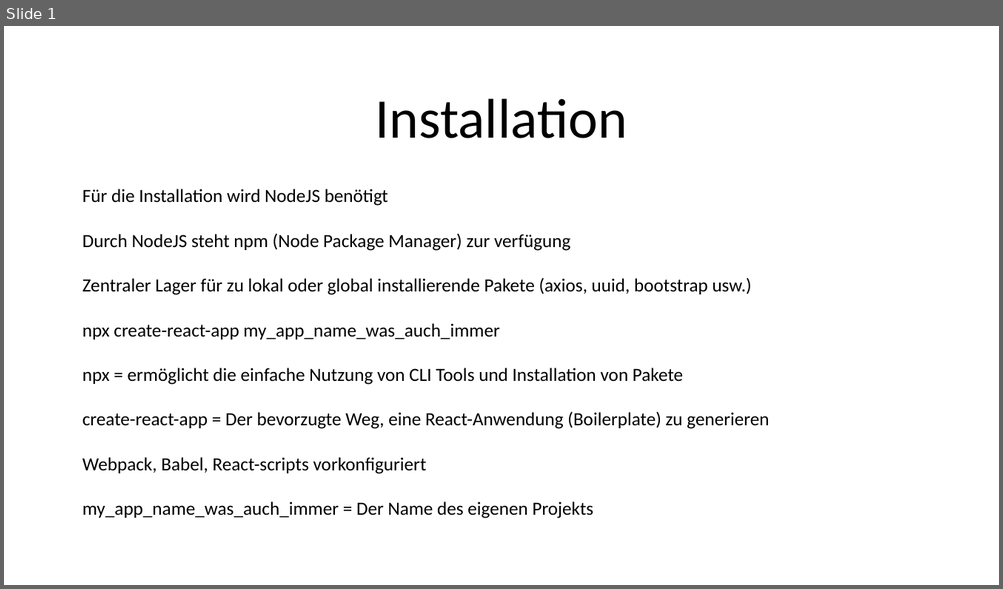
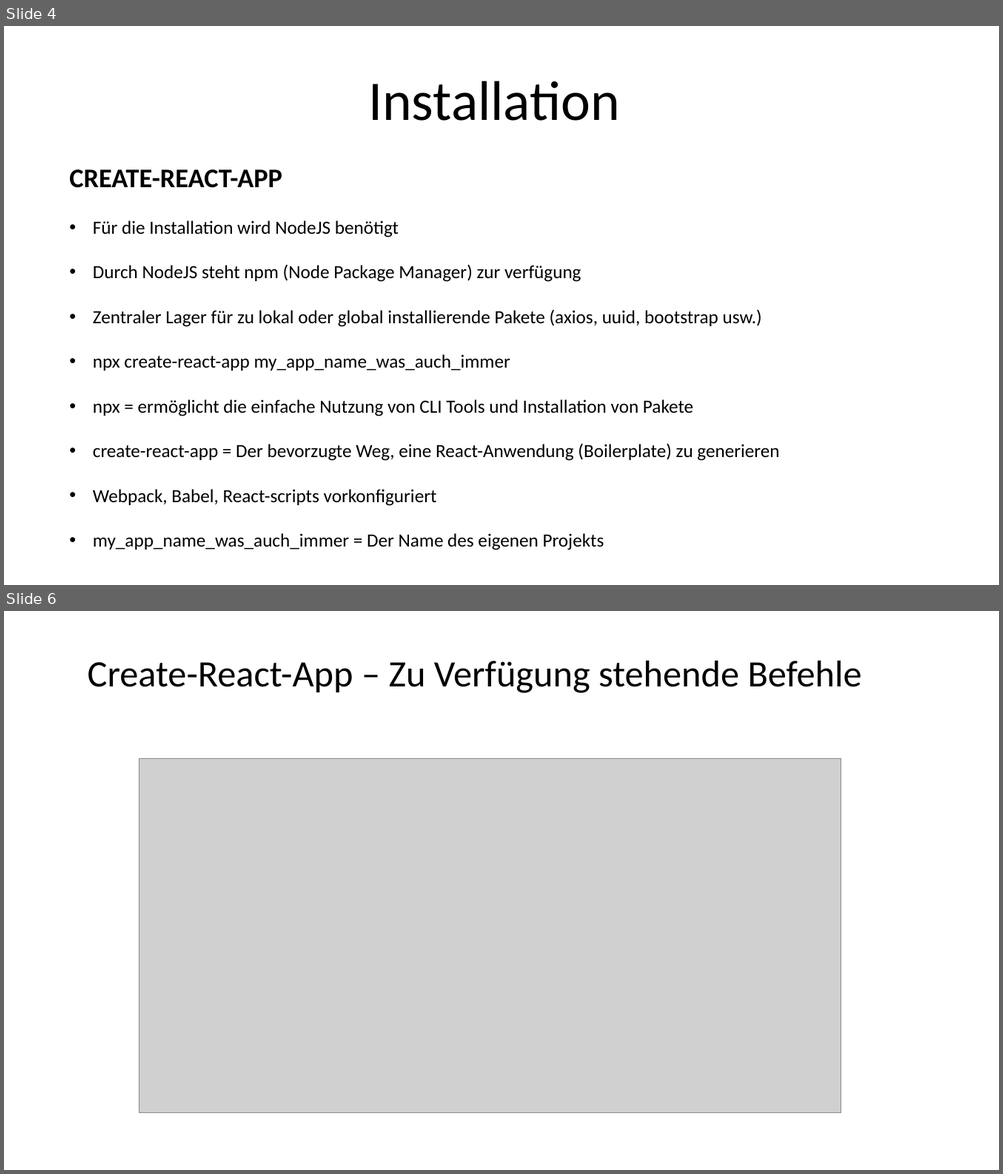
Before and after one commit to szitastamas/react_presentation_drheuer, a slide deck: React_Components.pptx. Shown one above the other, each under a label of ours: slide 1 before the commit, slides 4 and 6 after it; the slides between them are not shown. The pictures are 1003x589 and 1003x1174 pixels, drawn with LibreOffice and Linux fonts; fonts in the diff are those of the drawing; grey boxes stand for pictures. Boxes give left, top, right and bottom in pixels: in the first picture for what was removed or moved away, otherwise in the second. Text is boxed around its words. In the diff, an @@ line names an element or a change of style, - is before the commit and + after.

```diff
--- a/React_Components.pptx
+++ b/React_Components.pptx
@@ slide 6 added at bbox=[4, 611, 999, 1170], background #FFFFFF @@
@@ text added at bbox=[88, 661, 862, 693], 36 pt, text #000000 @@
+Create-React-App – Zu Verfügung stehende Befehle
@@ picture added at bbox=[139, 759, 840, 1114] @@
@@ what was slide 1 is now slide 4 @@
@@ slide 4 changed as well @@
@@ title "Installation": place and size @@
-title "Installation" at bbox=[375, 99, 627, 138]
+title "Installation" at bbox=[368, 81, 620, 121]
@@ text "CREATE-REACT-APP": place and size @@
-text "CREATE-REACT-APP" at bbox=[82, 189, 768, 519]
+text "CREATE-REACT-APP" at bbox=[69, 170, 779, 551]
@@ text at bbox=[69, 170, 282, 188]: paragraph added @@
+CREATE-REACT-APP
@@ text at bbox=[93, 221, 779, 551]: bullet none to • @@
```
Also in this commit, not shown: 12 other slides added, 1 slide removed, 32 other files.
